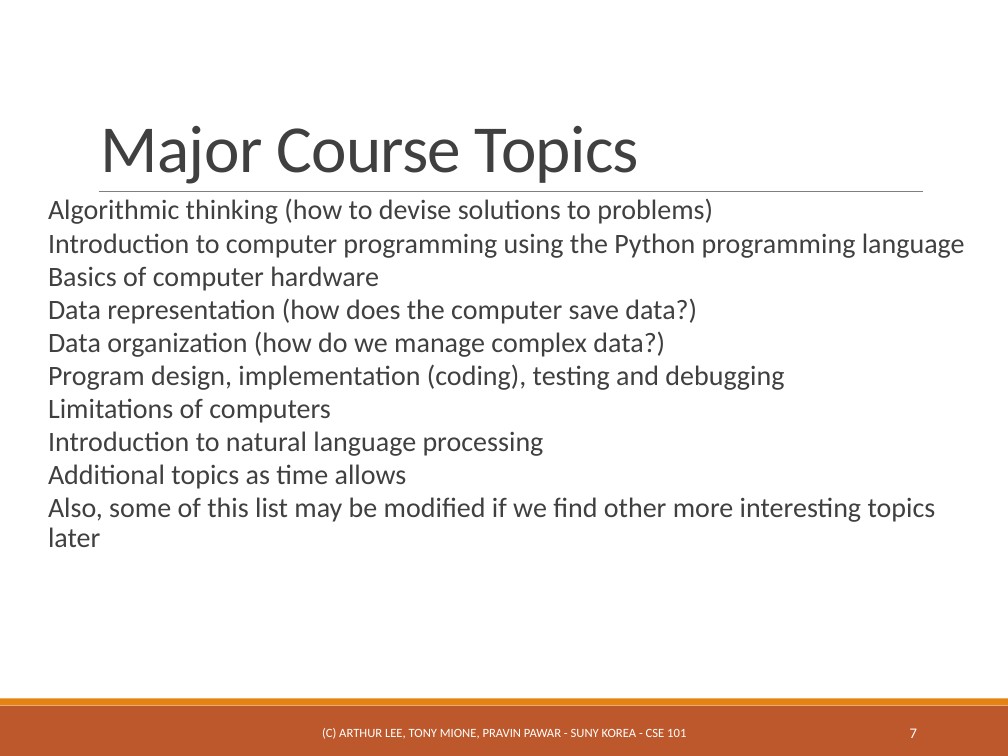
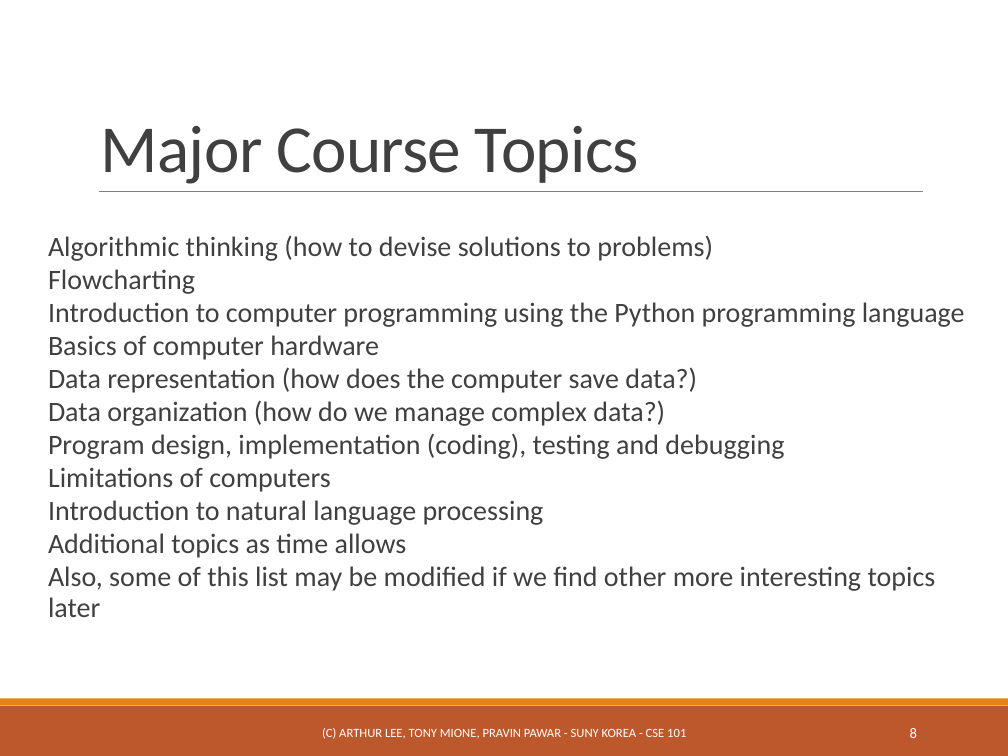
Before and after one commit to ppawar/ppawar.github.io, a slide deck: slide 8 of CSE101-S19/Slides/PPT/CSE101_Lec0.pptx (slide 7 before the commit). Drawn at 1008x756 pixels with LibreOffice and Linux fonts; fonts in the diff are those of the drawing. Boxes give left, top, right and bottom in pixels: in the first picture for what was removed or moved away, otherwise in the second. Text is boxed around its words. In the diff, an @@ line names an element or a change of style, - is before the commit and + after.

```diff
--- a/CSE101-S19/Slides/PPT/CSE101_Lec0.pptx
+++ b/CSE101-S19/Slides/PPT/CSE101_Lec0.pptx
@@ text at (48,269,195,294): paragraph added @@
+  Flowcharting
@@ page number at (910,728,917,738): text changed @@
-7
+8
```
Also in this commit, not shown: 4 other slides changed, 2 slides added, 26 other files.
